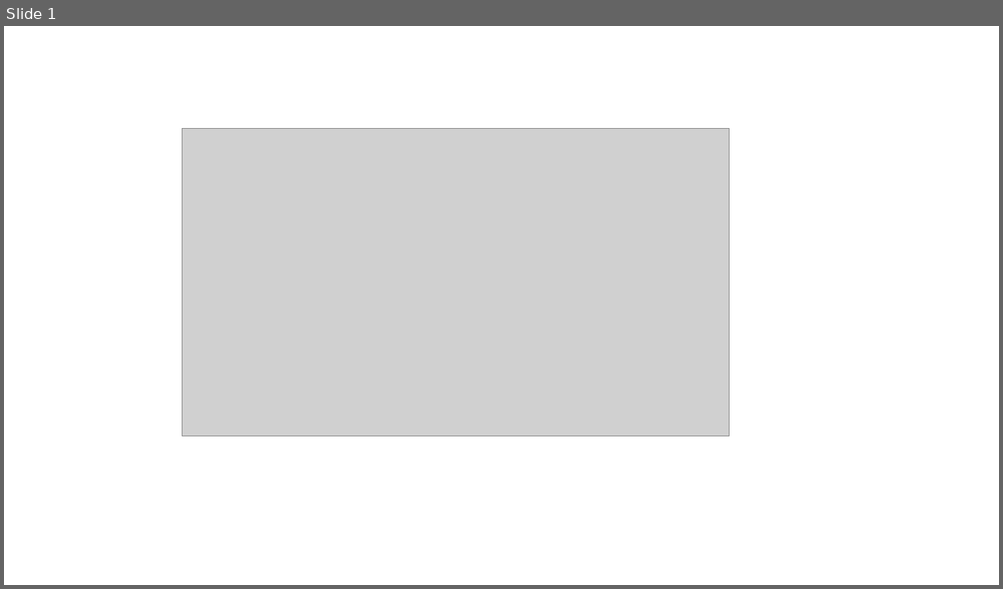
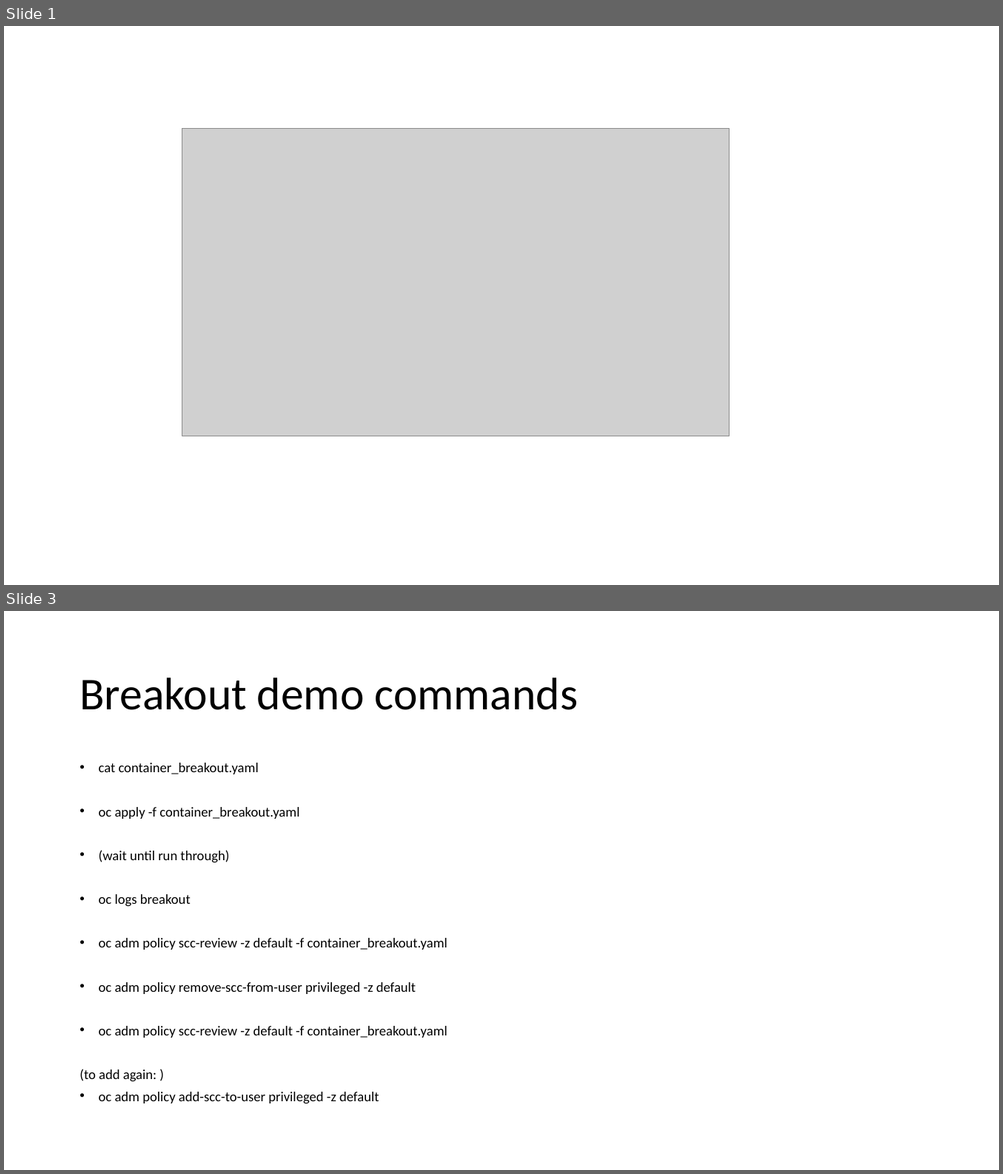
Before and after one commit to gramsimamsi/bachelorThesis, a slide deck: Screenshots.pptx. Shown one above the other, each under a label of ours: slide 1 before the commit, slides 1 and 3 after it; the slides between them are not shown. The pictures are 1003x589 and 1003x1174 pixels, drawn with LibreOffice and Linux fonts; fonts in the diff are those of the drawing; grey boxes stand for pictures. Boxes give left, top, right and bottom in pixels: in the first picture for what was removed or moved away, otherwise in the second. Text is boxed around its words. In the diff, an @@ line names an element or a change of style, - is before the commit and + after.

```diff
--- a/Screenshots.pptx
+++ b/Screenshots.pptx
@@ slide 3 added at bbox=[4, 611, 999, 1170], background #FFFFFF @@
@@ title added at bbox=[79, 678, 578, 710], 44 pt, text #000000 @@
+Breakout demo commands
@@ text added at bbox=[79, 763, 447, 1105], 13.3 pt, text #000000 @@
+• cat container_breakout.yaml
+• oc apply -f container_breakout.yaml
+• (wait until run through)
+• oc logs breakout
+• oc adm policy scc-review -z default -f container_breakout.yaml
+• oc adm policy remove-scc-from-user privileged -z default
+• oc adm policy scc-review -z default -f container_breakout.yaml
+(to add again: )
+• oc adm policy add-scc-to-user privileged -z default
```
Also in this commit, not shown: 15 other slides added, 3 other files.
